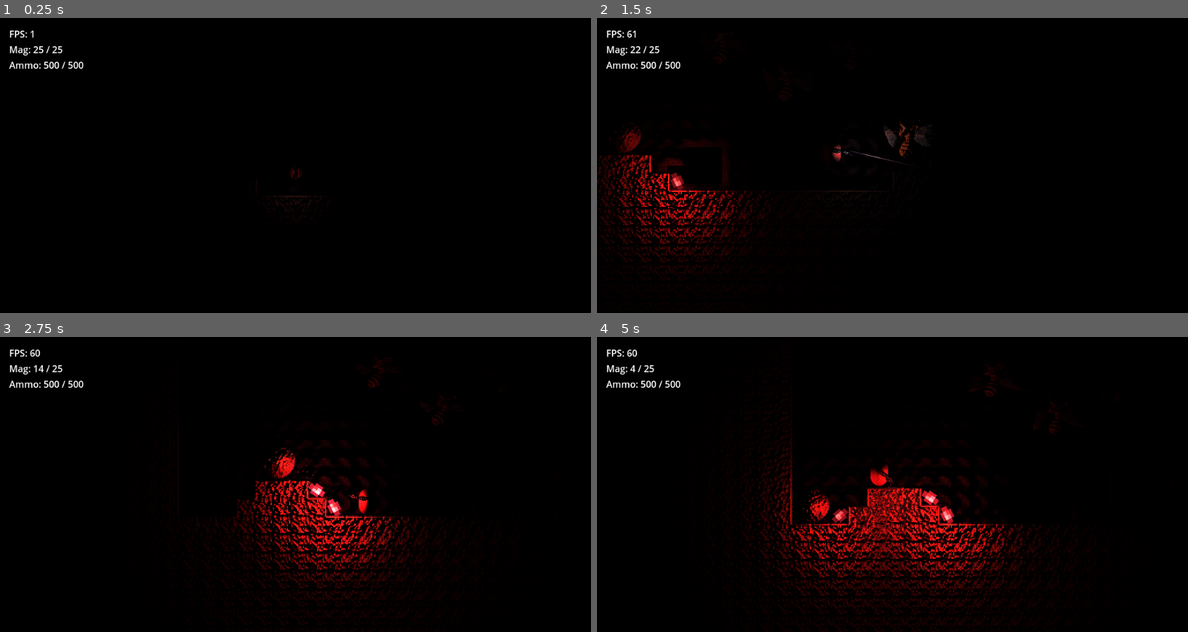
Above: before the commit, frames 1-4 (two rows, left to right).
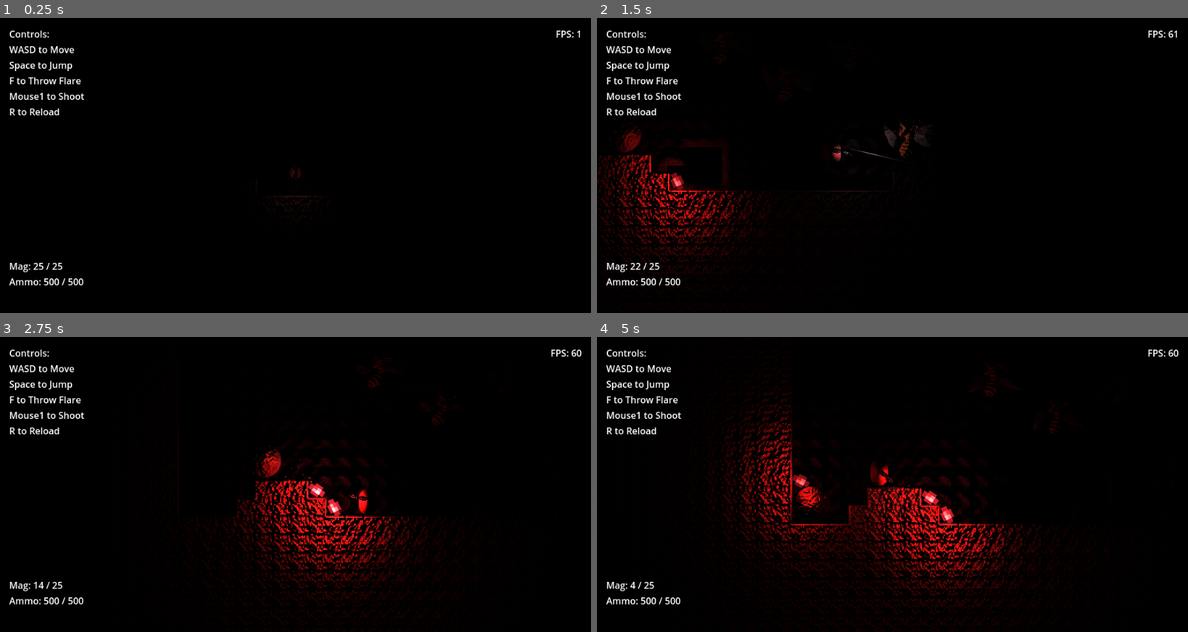
Above: after the commit, the same moments.

Repository: klsmith/2dplatformhordegame
Game: Godot game, scene res://test_level/test_level.tscn
Same seed, same stepped clock (60 frames per second), same inputs: the game is played once before the commit and once after it. Sound files missing from this copy of the repository are replaced by a short silence.
Inputs (mouse positions are in pixels of both pictures, inside the frame that each line leads up to):
- Up to frame 1 (0.25 s): no input
- Up to frame 2 (1.5 s): tap Enter at 0.5 s; move the mouse to (862, 224) at 0.52 s; hold Right (player_right) 0.53-1.25 s; hold F (player_flashlight) 0.53-1.25 s; click (862, 224) at 0.67 s; tap Space (player_jump) at 0.77 s; drag from (1069, 209) to (904, 150) at 1.27 s
- Up to frame 3 (2.75 s): move the mouse to (118, 440) at 2.02 s; press the mouse at (118, 440) at 2.03 s; hold A (player_left) from 2.03 s (still down); tap F (player_flashlight) at 2.3 s
- Up to frame 4 (5 s): release A (player_left) at 2.75 s; release the mouse at (715, 440) at 2.75 s; drag from (922, 484) to (715, 440) at 2.77 s; move the mouse to (803, 410) at 3.52 s; hold A (player_left) 3.53-4.25 s; hold F (player_flashlight) 3.53-4.25 s; click (803, 410) at 3.67 s; tap Space (player_jump) at 3.77 s; drag from (1022, 469) to (922, 508) at 4.27 s

The runs differ from the first frame. In frame 1, 1.3% of the frame differs, in the area x 1-99%, y 4-91%; in frame 2, 1.4%; in frame 3, 1.8%; in frame 4, 6.1%.

Commit message:
refactoring

Diff:
--- a/hud/hud.tscn
+++ b/hud/hud.tscn
@@ -6,31 +6,81 @@
 [node name="HUD" type="CanvasLayer"]
 script = ExtResource("1_rbh2c")
 
-[node name="MarginContainer" type="MarginContainer" parent="."]
-anchors_preset = 15
-anchor_right = 1.0
-anchor_bottom = 1.0
-grow_horizontal = 2
-grow_vertical = 2
+[node name="ControlsMarginContainer" type="MarginContainer" parent="."]
+offset_right = 256.0
+offset_bottom = 190.0
 theme = ExtResource("2_xnwjd")
 theme_override_constants/margin_left = 16
 theme_override_constants/margin_top = 16
 theme_override_constants/margin_right = 16
 theme_override_constants/margin_bottom = 16
 
-[node name="GridContainer" type="GridContainer" parent="MarginContainer"]
+[node name="ControlsGridContainer" type="GridContainer" parent="ControlsMarginContainer"]
 layout_mode = 2
 
-[node name="FpsLabel" type="Label" parent="MarginContainer/GridContainer"]
-unique_name_in_owner = true
+[node name="ControlsLabel" type="Label" parent="ControlsMarginContainer/ControlsGridContainer"]
+layout_mode = 2
+text = "Controls:"
+
+[node name="MovementLabel" type="Label" parent="ControlsMarginContainer/ControlsGridContainer"]
+layout_mode = 2
+text = "WASD to Move"
+
+[node name="JumpLabel" type="Label" parent="ControlsMarginContainer/ControlsGridContainer"]
+layout_mode = 2
+text = "Space to Jump
+"
+
+[node name="FlareLabel" type="Label" parent="ControlsMarginContainer/ControlsGridContainer"]
+layout_mode = 2
+text = "F to Throw Flare"
+
+[node name="ShootLabel" type="Label" parent="ControlsMarginContainer/ControlsGridContainer"]
+layout_mode = 2
+text = "Mouse1 to Shoot"
+
+[node name="ReloadLabel" type="Label" parent="ControlsMarginContainer/ControlsGridContainer"]
+layout_mode = 2
+text = "R to Reload"
+
+[node name="StatsMarginContainer" type="MarginContainer" parent="."]
+anchors_preset = 2
+anchor_top = 1.0
+anchor_bottom = 1.0
+offset_top = -109.0
+offset_right = 121.0
+grow_vertical = 0
+theme_override_constants/margin_left = 16
+theme_override_constants/margin_top = 16
+theme_override_constants/margin_right = 16
+theme_override_constants/margin_bottom = 16
+
+[node name="StatsGridContainer" type="GridContainer" parent="StatsMarginContainer"]
 layout_mode = 2
 
-[node name="MagLabel" type="Label" parent="MarginContainer/GridContainer"]
+[node name="MagLabel" type="Label" parent="StatsMarginContainer/StatsGridContainer"]
 unique_name_in_owner = true
 layout_mode = 2
 text = "Mag: ? / ? "
 
-[node name="AmmoLabel" type="Label" parent="MarginContainer/GridContainer"]
+[node name="AmmoLabel" type="Label" parent="StatsMarginContainer/StatsGridContainer"]
 unique_name_in_owner = true
 layout_mode = 2
 text = "Ammo: ? / ?"
+
+[node name="FPSMarginContainer" type="MarginContainer" parent="."]
+anchors_preset = 1
+anchor_left = 1.0
+anchor_right = 1.0
+offset_left = -75.0
+offset_bottom = 55.0
+grow_horizontal = 0
+theme_override_constants/margin_left = 16
+theme_override_constants/margin_top = 16
+theme_override_constants/margin_right = 16
+theme_override_constants/margin_bottom = 16
+
+[node name="FpsLabel" type="Label" parent="FPSMarginContainer"]
+unique_name_in_owner = true
+layout_mode = 2
+text = "FPS: ?"
--- a/player/bullet.gd
+++ b/player/bullet.gd
@@ -8,15 +8,15 @@
 var sound_finished := false
 var particles_finished := false
 var has_collided := false
-var prev_position := Vector2(position)
+var prev_position := Vector2(global_position)
 
 static func create(initPosition: Vector2, initVelocity: Vector2) -> Bullet:
 	var instance: Bullet = load(SCENE).instantiate()
-	instance.position = initPosition
+	instance.global_position = initPosition
 	instance.prev_position = initPosition
 	instance.linear_velocity = initVelocity
-	instance.initial_speed = initVelocity.length()
-	instance.apply_force(initVelocity)
+	#instance.initial_speed = initVelocity.length()
+	#instance.apply_force(initVelocity)
 	return instance
 
 @onready var sprite := %BulletSprite as Sprite2D
@@ -61,9 +61,9 @@
 	else:
 		sprite.visible = false
 		smear.visible = true
-	smear.rotation = prev_position.angle_to_point(position)
-	smear.scale.x = position.distance_to(prev_position) / 3
-	prev_position = Vector2(position)
+	smear.rotation = prev_position.angle_to_point(global_position)
+	smear.scale.x = global_position.distance_to(prev_position) / 3
+	prev_position = Vector2(global_position)
 
 func _on_bullet_sound_player_finished() -> void:
 	sound_finished = true
--- a/player/player.gd
+++ b/player/player.gd
@@ -27,11 +27,16 @@
 @onready var dry_fire_sound := %DryFireSound as AudioStreamPlayer2D
 @onready var reload_sound := %ReloadSound as AudioStreamPlayer2D
 @onready var reload_progress := %ReloadProgress as TextureProgressBar
+@onready var flashlight_ambient := %FlashLightAmbient as Light2D
+@onready var flashlight_direct := %FlashLightDirect as Light2D
+@onready var gun_tip := %GunTip as Node2D
 
 signal current_mag_changed(new_mag_curr: int)
 signal current_ammo_changed(new_ammo_curr: int)
 
 func _ready() -> void:
+	flashlight_ambient.visible = true
+	flashlight_direct.visible = true
 	camera_target.remote_path = camera.get_path()
 	reload_progress.value = 0
 	reload_progress.visible = false
@@ -61,8 +66,7 @@
 	pass
 
 var flashlight_mode = 3
-@onready var flashlight_ambient := %FlashLightAmbient as Light2D
-@onready var flashlight_direct := %FlashLightDirect as Light2D
+
 func toggle_flashlight() -> void:
 	flashlight_mode = wrapi(flashlight_mode + 1, 0, 4)
 	flashlight_ambient.visible = bool(flashlight_mode & 1)
@@ -113,7 +117,7 @@
 	gun_sound.play()
 	muzzle_flash.play("muzzle_flash")
 	var vel := shoot_dir * 5000
-	var bullet := Bullet.create(position + shoot_pos, vel)
+	var bullet := Bullet.create(gun_tip.global_position, vel)
 	get_tree().root.add_child(bullet)
 	mag_curr -= 1
 	emit_signal("current_mag_changed", mag_curr)
--- a/player/player.tscn
+++ b/player/player.tscn
@@ -50,6 +50,43 @@
 diffuse_texture = ExtResource("3_al3f7")
 normal_texture = ExtResource("9_h34id")
 
+[sub_resource type="Animation" id="Animation_rdcx7"]
+length = 0.0333367
+tracks/0/type = "value"
+tracks/0/imported = false
+tracks/0/enabled = true
+tracks/0/path = NodePath("GunTip/MuzzleFlash:enabled")
+tracks/0/interp = 1
+tracks/0/loop_wrap = true
+tracks/0/keys = {
+"times": PackedFloat32Array(0, 0.0333333),
+"transitions": PackedFloat32Array(1, 1),
+"update": 1,
+"values": [false, false]
+}
+
+[sub_resource type="Animation" id="Animation_6ue7s"]
+resource_name = "muzzle_flash"
+length = 0.0333367
+tracks/0/type = "value"
+tracks/0/imported = false
+tracks/0/enabled = true
+tracks/0/path = NodePath("GunTip/MuzzleFlash:enabled")
+tracks/0/interp = 1
+tracks/0/loop_wrap = true
+tracks/0/keys = {
+"times": PackedFloat32Array(0, 0.0333333),
+"transitions": PackedFloat32Array(1, 1),
+"update": 1,
+"values": [true, false]
+}
+
+[sub_resource type="AnimationLibrary" id="AnimationLibrary_ahglu"]
+_data = {
+"RESET": SubResource("Animation_rdcx7"),
+"muzzle_flash": SubResource("Animation_6ue7s")
+}
+
 [sub_resource type="Gradient" id="Gradient_iwxfb"]
 offsets = PackedFloat32Array(0, 0.15197, 0.20075, 0.309568, 1)
 colors = PackedColorArray(1, 1, 1, 1, 0.110646, 0.110646, 0.110646, 1, 0.0479792, 0.0479792, 0.0479792, 1, 0.00585661, 0.00585661, 0.00585661, 1, 0, 0, 0, 1)
@@ -92,43 +129,6 @@
 fill_from = Vector2(0.5, 0.5)
 fill_to = Vector2(0.5, 0)
 
-[sub_resource type="Animation" id="Animation_rdcx7"]
-length = 0.001
-tracks/0/type = "value"
-tracks/0/imported = false
-tracks/0/enabled = true
-tracks/0/path = NodePath("MuzzleFlash:enabled")
-tracks/0/interp = 1
-tracks/0/loop_wrap = true
-tracks/0/keys = {
-"times": PackedFloat32Array(0),
-"transitions": PackedFloat32Array(1),
-"update": 1,
-"values": [false]
-}
-
-[sub_resource type="Animation" id="Animation_6ue7s"]
-resource_name = "muzzle_flash"
-length = 0.0333367
-tracks/0/type = "value"
-tracks/0/imported = false
-tracks/0/enabled = true
-tracks/0/path = NodePath("MuzzleFlash:enabled")
-tracks/0/interp = 1
-tracks/0/loop_wrap = true
-tracks/0/keys = {
-"times": PackedFloat32Array(0, 0.0333333),
-"transitions": PackedFloat32Array(1, 1),
-"update": 1,
-"values": [true, false]
-}
-
-[sub_resource type="AnimationLibrary" id="AnimationLibrary_ahglu"]
-_data = {
-"RESET": SubResource("Animation_rdcx7"),
-"muzzle_flash": SubResource("Animation_6ue7s")
-}
-
 [sub_resource type="CapsuleShape2D" id="CapsuleShape2D_07ub4"]
 radius = 8.0
 height = 24.0
@@ -307,28 +307,37 @@
 }
 metadata/_aseprite_wizard_source_file_hash_ = "7ef2f08e47d987a8bb11b6bac7635f21"
 
-[node name="GunSoundPlayer" type="AudioStreamPlayer2D" parent="GunPivot"]
-unique_name_in_owner = true
-position = Vector2(32, 0)
+[node name="ReloadSound" type="AudioStreamPlayer2D" parent="GunPivot"]
+unique_name_in_owner = true
+stream = ExtResource("6_6mygh")
+volume_db = -3.23
+
+[node name="GunTip" type="Node2D" parent="GunPivot"]
+unique_name_in_owner = true
+position = Vector2(32, 0.0300002)
+
+[node name="GunSoundPlayer" type="AudioStreamPlayer2D" parent="GunPivot/GunTip"]
+unique_name_in_owner = true
 stream = ExtResource("4_uiy1d")
 volume_db = -5.0
 max_polyphony = 10
 
-[node name="DryFireSound" type="AudioStreamPlayer2D" parent="GunPivot"]
-unique_name_in_owner = true
-position = Vector2(32, 0)
+[node name="DryFireSound" type="AudioStreamPlayer2D" parent="GunPivot/GunTip"]
+unique_name_in_owner = true
 stream = ExtResource("5_hlr3g")
 volume_db = -5.0
 max_polyphony = 10
 
-[node name="ReloadSound" type="AudioStreamPlayer2D" parent="GunPivot"]
-unique_name_in_owner = true
-stream = ExtResource("6_6mygh")
-volume_db = -3.23
-
-[node name="FlashLightAmbient" type="PointLight2D" parent="GunPivot"]
-unique_name_in_owner = true
-position = Vector2(32, 0)
+[node name="MuzzleFlashAnimation" type="AnimationPlayer" parent="GunPivot/GunTip"]
+unique_name_in_owner = true
+root_node = NodePath("../..")
+libraries = {
+"": SubResource("AnimationLibrary_ahglu")
+}
+
+[node name="FlashLightAmbient" type="PointLight2D" parent="GunPivot/GunTip"]
+unique_name_in_owner = true
+visible = false
 color = Color(1, 0.541176, 0.541176, 1)
 energy = 0.5
 blend_mode = 2
@@ -337,12 +346,13 @@
 shadow_filter = 2
 texture = SubResource("GradientTexture2D_wqy0f")
 
-[node name="FlashLightDirect" type="PointLight2D" parent="GunPivot"]
-unique_name_in_owner = true
-position = Vector2(32, 0)
+[node name="FlashLightDirect" type="PointLight2D" parent="GunPivot/GunTip"]
+unique_name_in_owner = true
+visible = false
 rotation = 0.785398
 color = Color(1, 0.541176, 0.541176, 1)
 energy = 0.5
+blend_mode = 2
 range_layer_min = -100
 shadow_enabled = true
 shadow_filter = 2
@@ -350,22 +360,17 @@
 texture = SubResource("GradientTexture2D_uun0o")
 offset = Vector2(256, -256)
 
-[node name="Area2D" type="Area2D" parent="GunPivot/FlashLightDirect"]
-
-[node name="CollisionShape2D" type="CollisionShape2D" parent="GunPivot/FlashLightDirect/Area2D"]
+[node name="Area2D" type="Area2D" parent="GunPivot/GunTip/FlashLightDirect"]
+
+[node name="CollisionShape2D" type="CollisionShape2D" parent="GunPivot/GunTip/FlashLightDirect/Area2D"]
 shape = SubResource("CircleShape2D_au3ft")
 
-[node name="MuzzleFlash" type="PointLight2D" parent="GunPivot"]
-position = Vector2(32, 0)
+[node name="MuzzleFlash" type="PointLight2D" parent="GunPivot/GunTip"]
+unique_name_in_owner = true
+position = Vector2(0, -0.0300002)
 enabled = false
 energy = 1.5
 texture = SubResource("GradientTexture2D_b7dmw")
-
-[node name="MuzzleFlashAnimation" type="AnimationPlayer" parent="GunPivot"]
-unique_name_in_owner = true
-libraries = {
-"": SubResource("AnimationLibrary_ahglu")
-}
 
 [node name="PlayerCollision" type="CollisionShape2D" parent="."]
 visible = false
@@ -391,8 +396,8 @@
 tint_progress = Color(1, 1, 1, 0.462745)
 
 [connection signal="finished" from="GunPivot/ReloadSound" to="." method="_on_reload_sound_finished"]
-[connection signal="area_shape_entered" from="GunPivot/FlashLightDirect/Area2D" to="." method="_on_area_2d_area_shape_entered"]
-[connection signal="area_shape_exited" from="GunPivot/FlashLightDirect/Area2D" to="." method="_on_area_2d_area_shape_exited"]
-[connection signal="body_shape_entered" from="GunPivot/FlashLightDirect/Area2D" to="." method="_on_area_2d_body_shape_entered"]
-[connection signal="body_shape_exited" from="GunPivot/FlashLightDirect/Area2D" to="." method="_on_area_2d_body_shape_exited"]
+[connection signal="area_shape_entered" from="GunPivot/GunTip/FlashLightDirect/Area2D" to="." method="_on_area_2d_area_shape_entered"]
+[connection signal="area_shape_exited" from="GunPivot/GunTip/FlashLightDirect/Area2D" to="." method="_on_area_2d_area_shape_exited"]
+[connection signal="body_shape_entered" from="GunPivot/GunTip/FlashLightDirect/Area2D" to="." method="_on_area_2d_body_shape_entered"]
+[connection signal="body_shape_exited" from="GunPivot/GunTip/FlashLightDirect/Area2D" to="." method="_on_area_2d_body_shape_exited"]
 [connection signal="timeout" from="ShootCooldown" to="." method="_on_shoot_cooldown_timeout"]
--- /dev/null
+++ b/test_level/canvas_modulate.gd
@@ -0,0 +1,12 @@
+extends CanvasModulate
+
+
+# Called when the node enters the scene tree for the first time.
+func _ready() -> void:
+	visible = true
+	pass # Replace with function body.
+
+
+# Called every frame. 'delta' is the elapsed time since the previous frame.
+func _process(delta: float) -> void:
+	pass
--- a/test_level/test_level.tscn
+++ b/test_level/test_level.tscn
@@ -3,6 +3,7 @@
 [ext_resource type="PackedScene" uid="uid://byuuv6yjd5jus" path="res://hud/hud.tscn" id="1_1upyb"]
 [ext_resource type="Texture2D" uid="uid://buqwiu0v5lss1" path="res://test_level/cave_wall_repeat.png" id="1_vftg1"]
 [ext_resource type="TileSet" uid="uid://bcbqhd17l43hg" path="res://backgrounds/caves/cave_tiles.tres" id="2_1r3cj"]
+[ext_resource type="Script" path="res://test_level/canvas_modulate.gd" id="2_euafa"]
 [ext_resource type="Texture2D" uid="uid://0pwu406r6a4f" path="res://backgrounds/caves/caves_midwall.png" id="3_8ksno"]
 [ext_resource type="Texture2D" uid="uid://d2df8t1814hgw" path="res://backgrounds/caves/caves_midwall_n.png" id="4_62sw5"]
 [ext_resource type="PackedScene" uid="uid://bxqq6sdmn8y1t" path="res://player/player.tscn" id="4_ueq4q"]
@@ -16,8 +17,6 @@
 tonemap_white = 4.6
 glow_bloom = 0.1
 glow_blend_mode = 1
-
-[sub_resource type="WorldBoundaryShape2D" id="WorldBoundaryShape2D_rlcbv"]
 
 [sub_resource type="CanvasTexture" id="CanvasTexture_uuku3"]
 diffuse_texture = ExtResource("3_8ksno")
@@ -34,14 +33,9 @@
 environment = SubResource("Environment_w0mpn")
 
 [node name="CanvasModulate" type="CanvasModulate" parent="."]
+visible = false
 color = Color(0, 0, 0, 1)
-
-[node name="WorldBoundary" type="StaticBody2D" parent="."]
-position = Vector2(0, 866)
-metadata/_edit_lock_ = true
-
-[node name="CollisionShape2D" type="CollisionShape2D" parent="WorldBoundary"]
-shape = SubResource("WorldBoundaryShape2D_rlcbv")
+script = ExtResource("2_euafa")
 
 [node name="CaveBackground" type="Node2D" parent="."]
 
Not shown, changed: export_presets.cfg
